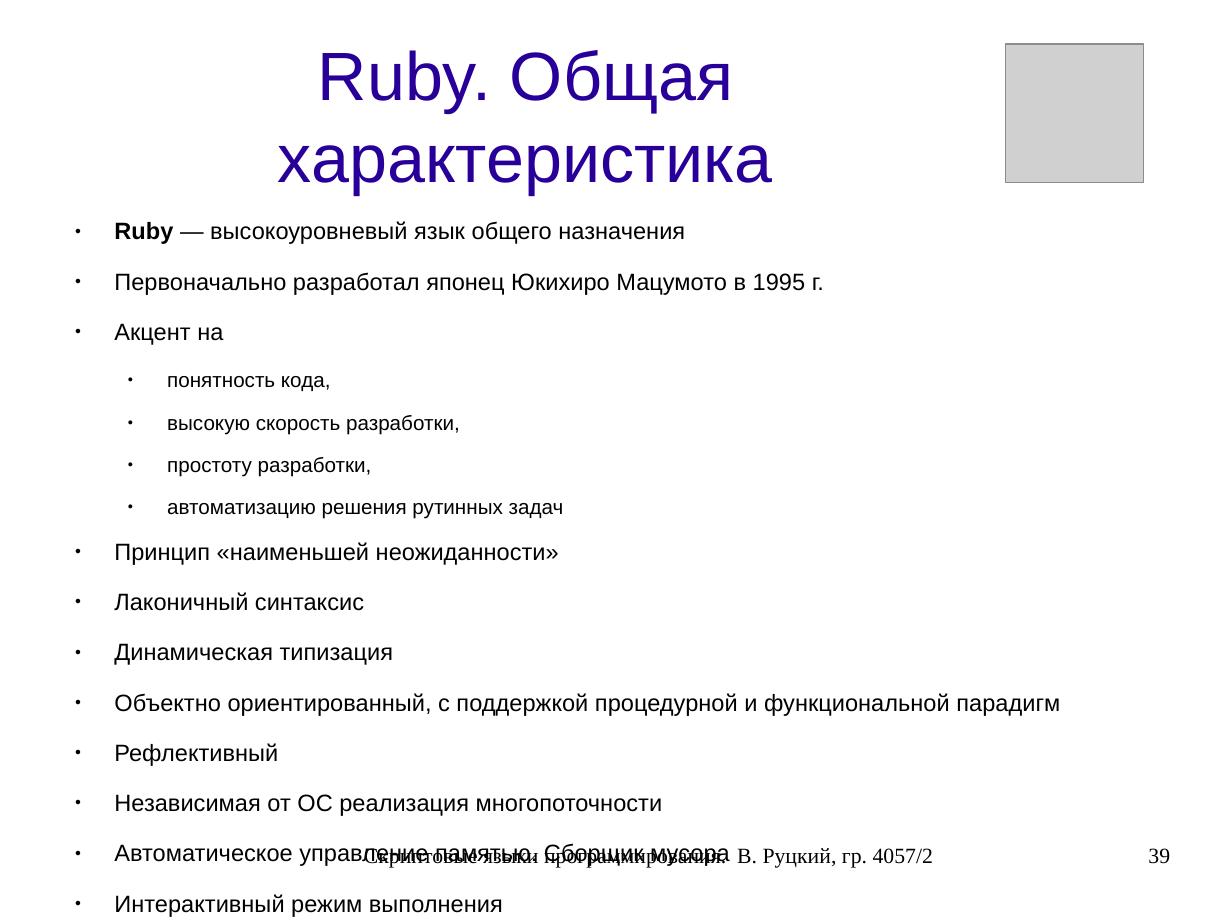
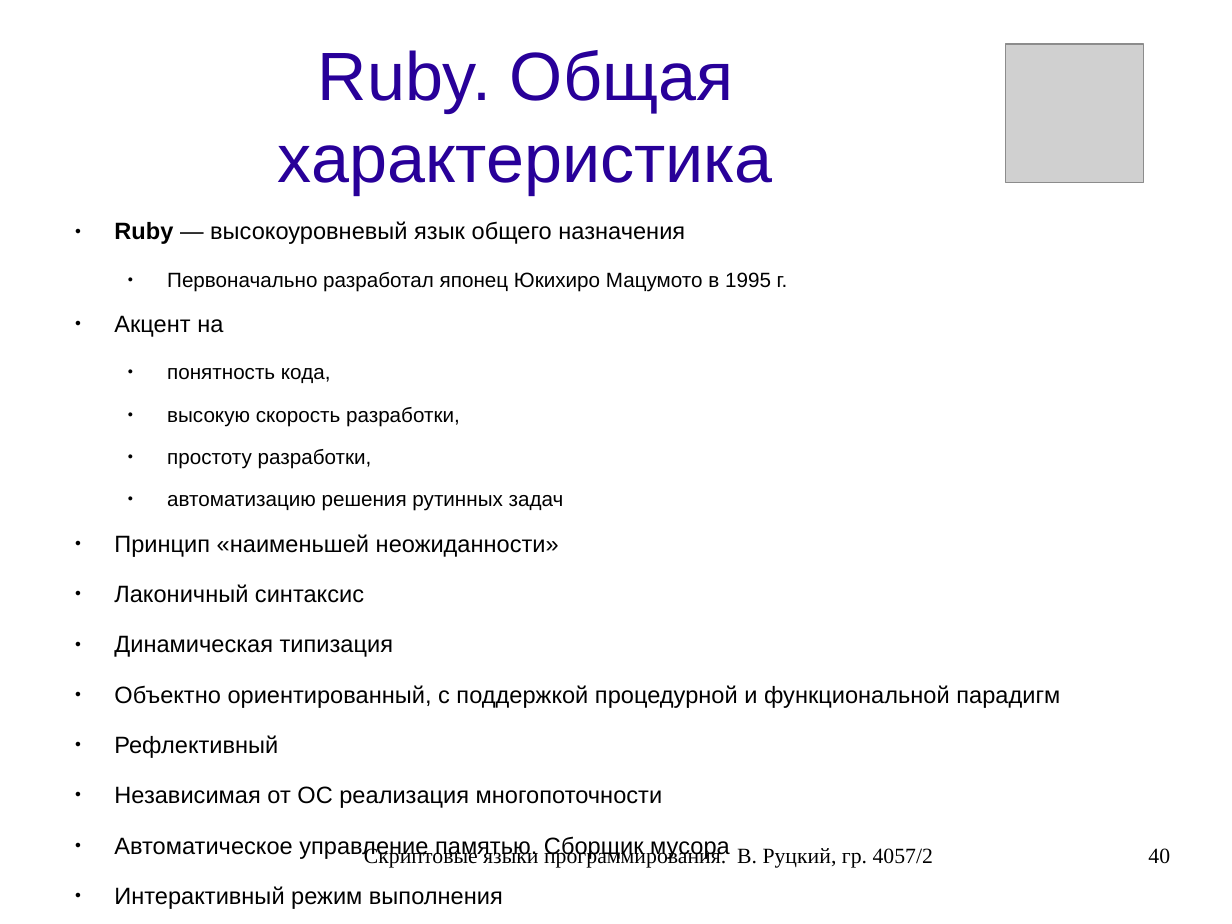
Before and after one commit to rutsky/semester07, a slide deck: slide 40 of Operation_systems/scripting_languages/40572_Rutsky_Scripting_languages.odp (slide 39 before the commit). Drawn at 1232x924 pixels with LibreOffice and Linux fonts; fonts in the diff are those of the drawing; grey boxes stand for pictures. Boxes give left, top, right and bottom in pixels: in the first picture for what was removed or moved away, otherwise in the second. Text is boxed around its words. In the diff, an @@ line names an element or a change of style, - is before the commit and + after.

```diff
--- a/Operation_systems/scripting_languages/40572_Rutsky_Scripting_languages.odp
+++ b/Operation_systems/scripting_languages/40572_Rutsky_Scripting_languages.odp
@@ text at (167,272,788,291): size 15.2 to 13.3 pt in "Первоначально разработал японец Юкихиро Мацумото в 1995 ..."; list level 1 to 2 in "Первоначально разработал японец Юкихиро Мацумото ..." @@
@@ page number at (1148,848,1170,864): text changed @@
-39
+40
```
Also in this commit, not shown: 8 other slides changed, 1 slide added.
